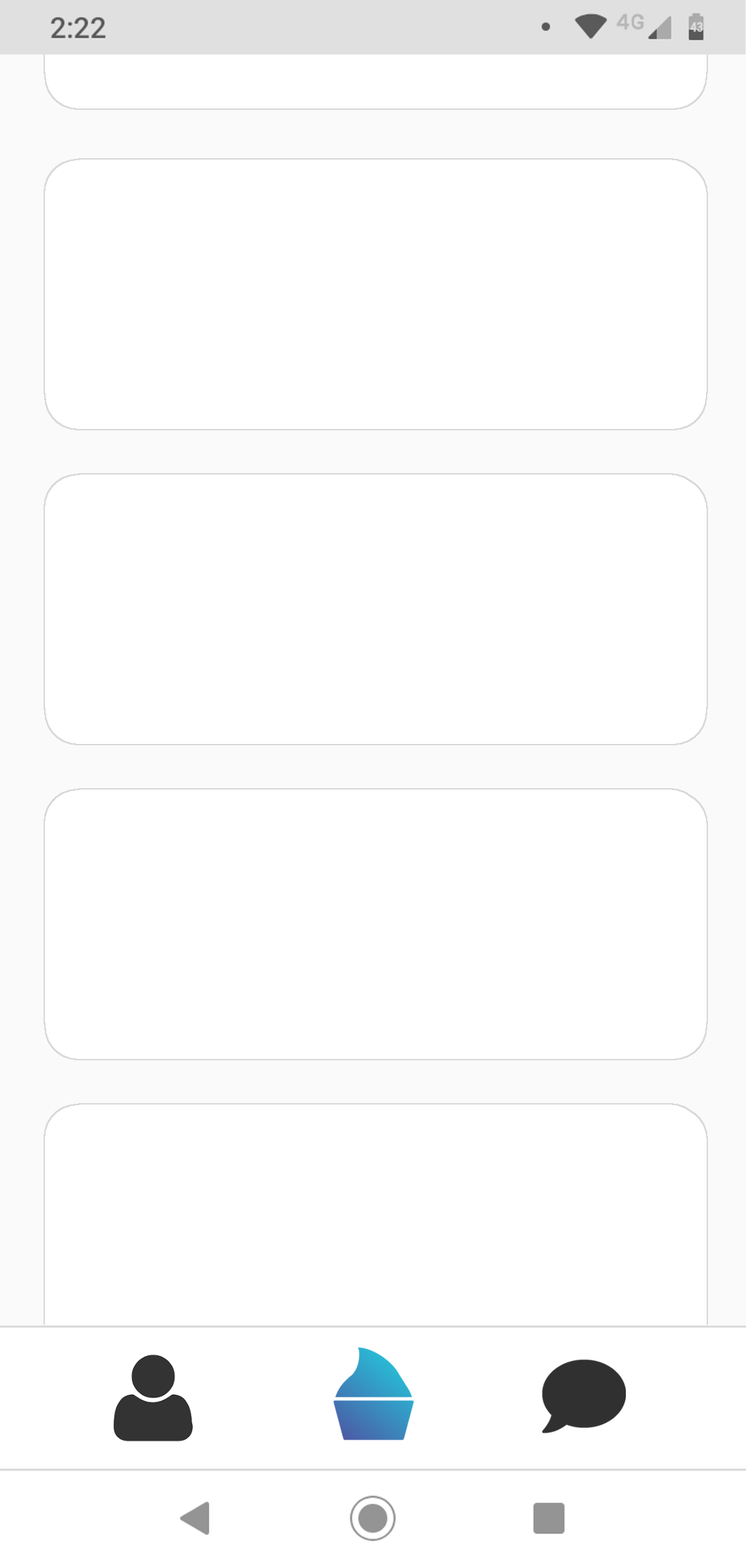
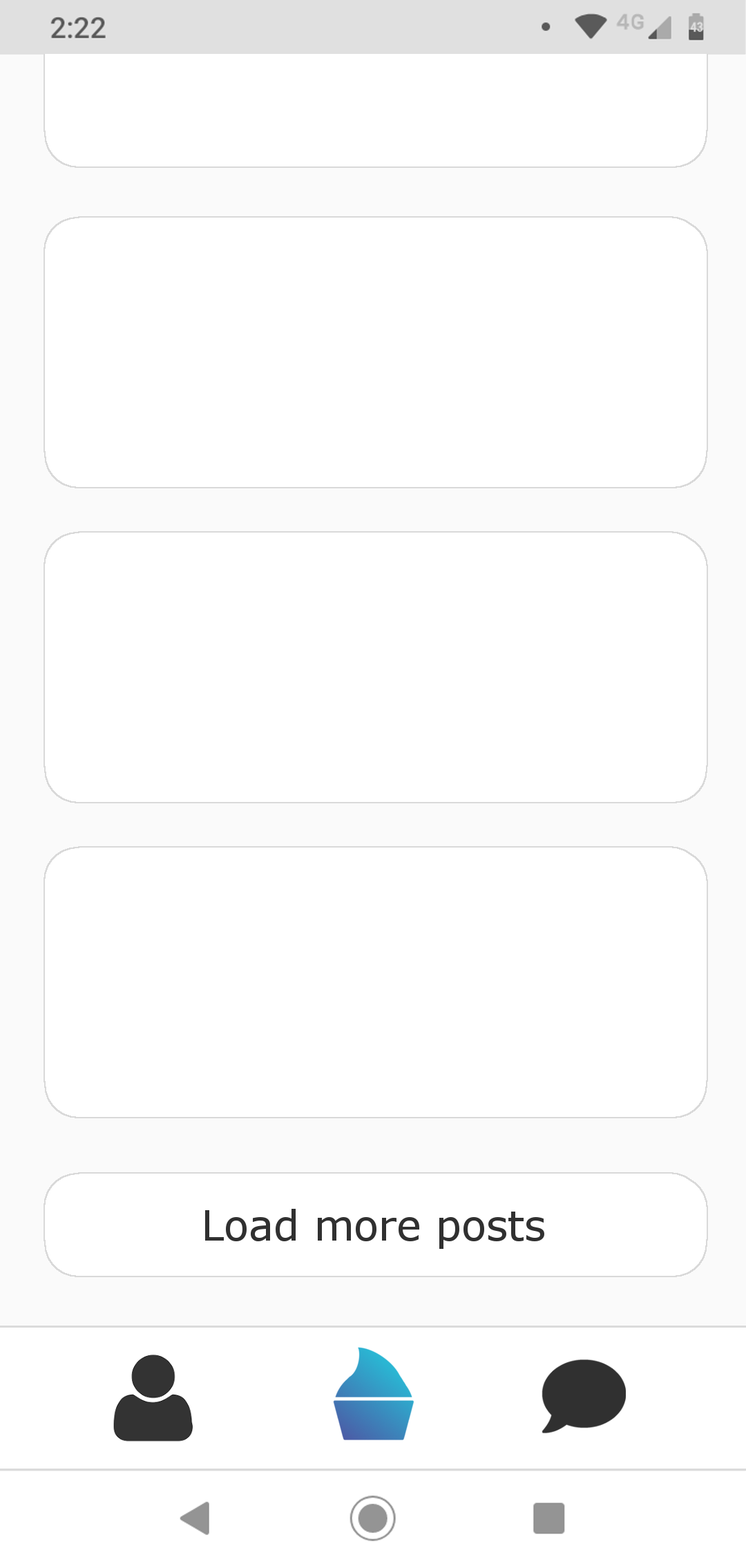
Layered file, before and after one edit (746 x 1568). Changes by layer:
renamed "Homepage" to "Feed", painted on it over [43, 53, 709, 1325]
